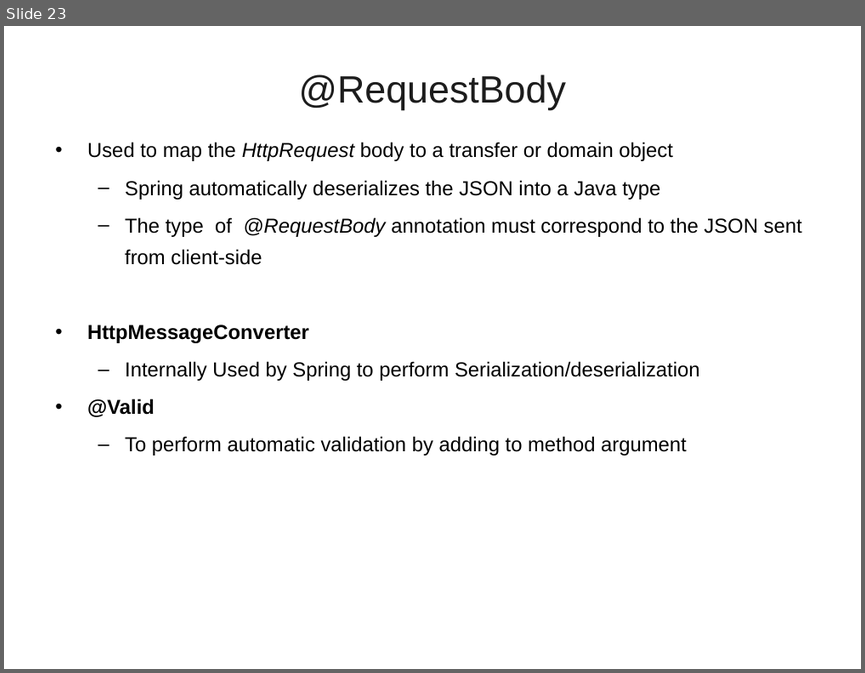
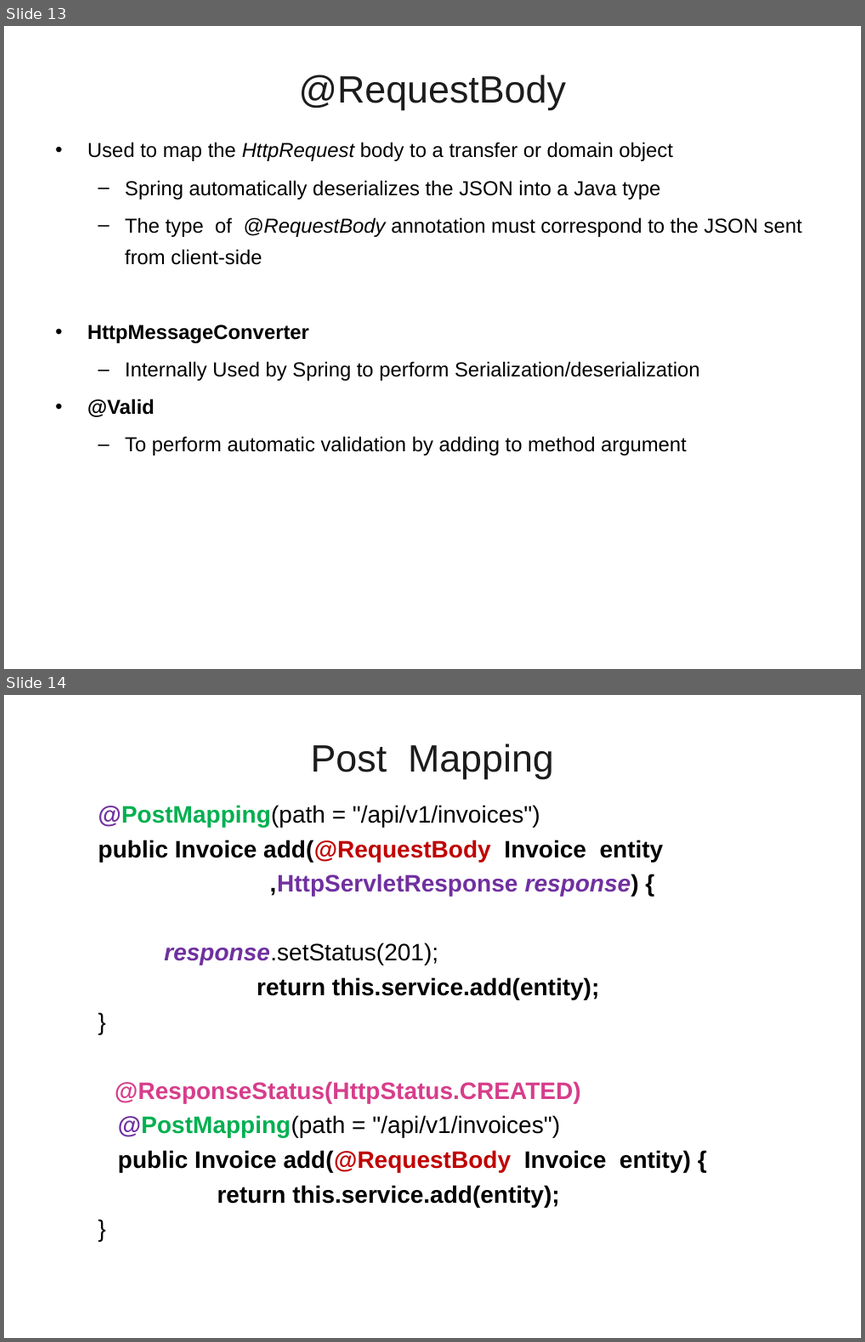
Before and after one commit to vatsanTraining/freshers_dec_2021, a slide deck: SpringBoot_REST.ppt. Shown one above the other, each under a label of ours: slide 23 before the commit, slides 13 and 14 after it. The pictures are 865x673 and 865x1342 pixels, drawn with LibreOffice and Linux fonts; fonts in the diff are those of the drawing; background and template pictures are left out. Boxes give left, top, right and bottom in pixels: in the first picture for what was removed or moved away, otherwise in the second. Text is boxed around its words. In the diff, an @@ line names an element or a change of style, - is before the commit and + after.

```diff
--- a/SpringBoot_REST.ppt
+++ b/SpringBoot_REST.ppt
@@ slide 14 added at <box>4,695,861,1338</box>, background picture (left out) @@
@@ title added at <box>311,743,554,779</box>, 32 pt, text #1C1C1C @@
+Post Mapping
@@ text added at <box>98,805,691,1207</box>, 20 pt, text #000000, bold @@
+  @PostMapping(path = "/api/v1/invoices")
+  public Invoice add(@RequestBody Invoice entity
+  ,HttpServletResponse response) {
+  response.setStatus(201);
+  return this.service.add(entity);
+  }
+@ResponseStatus(HttpStatus.CREATED)
+  @PostMapping(path = "/api/v1/invoices")
+  public Invoice add(@RequestBody Invoice entity) {
+  return this.service.add(entity);
+  }
@@ what was slide 23 is now slide 13 @@
```
Also in this commit, not shown: 62 other slides added.
